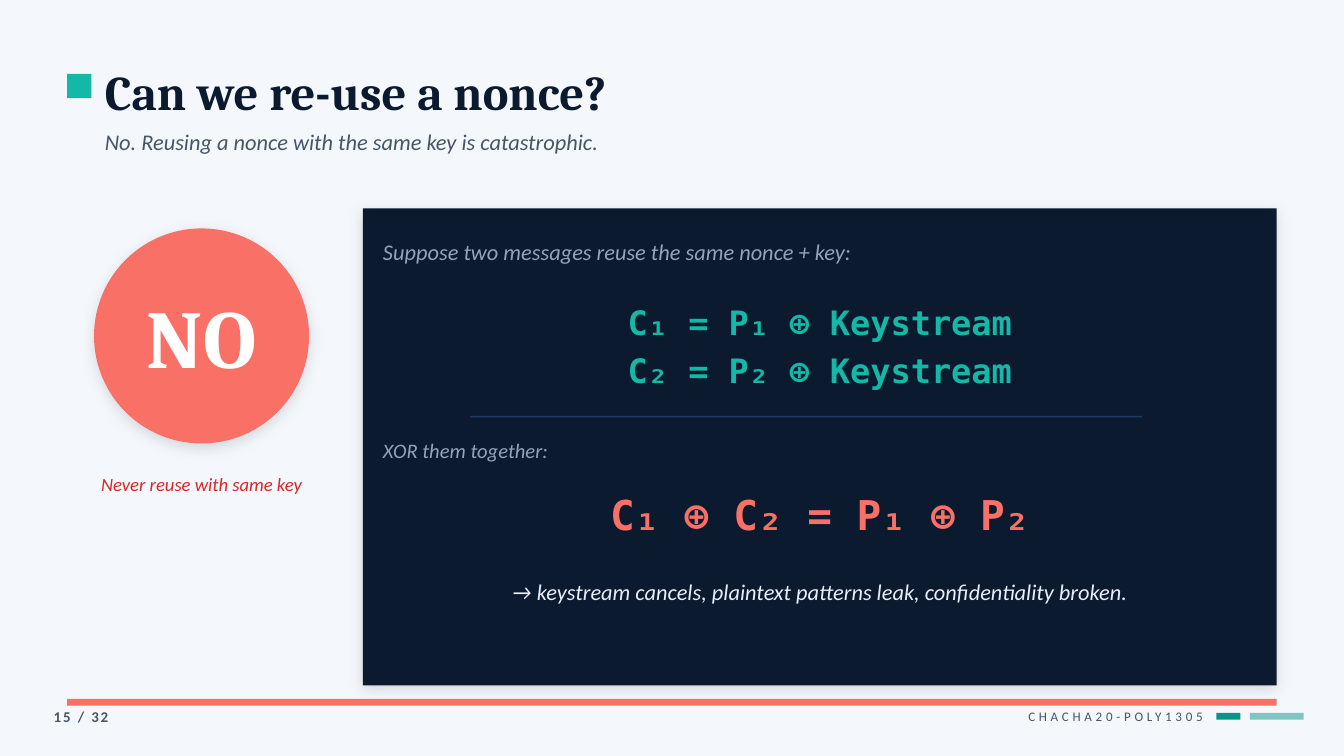
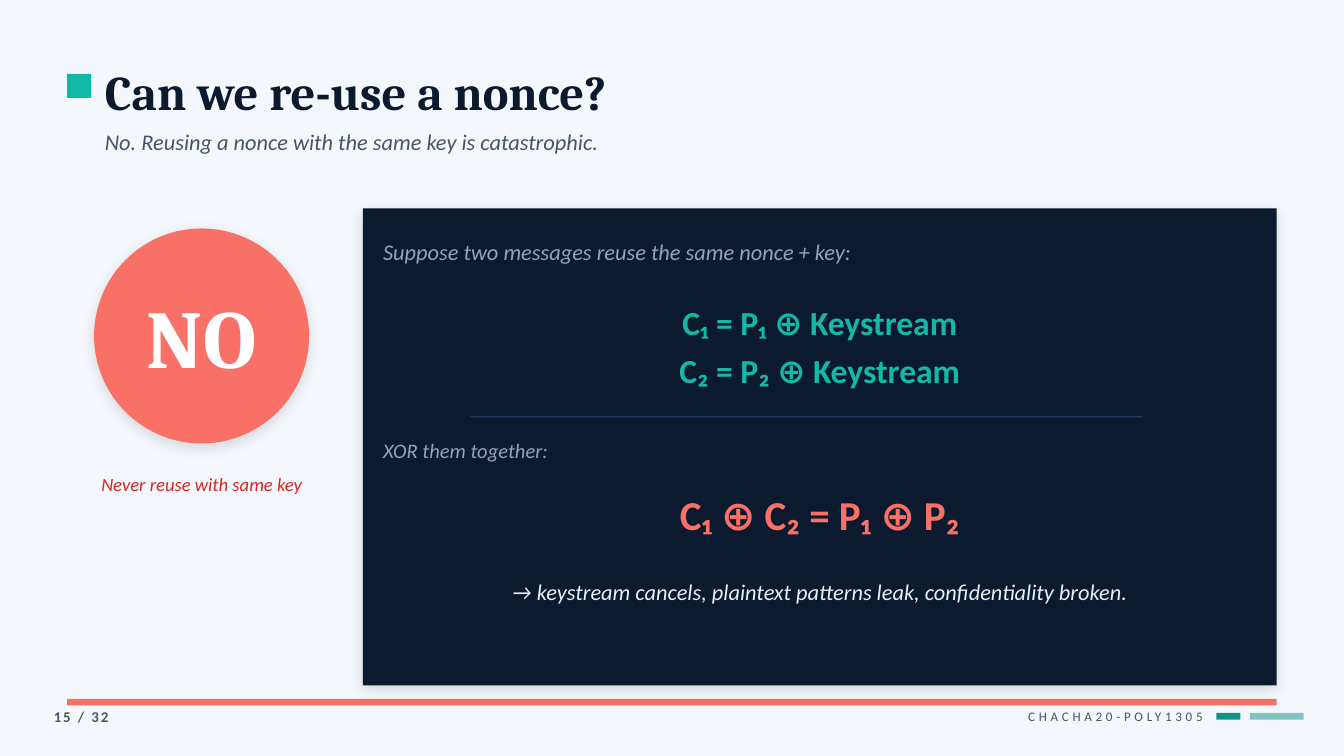
Before and after one commit to AidanLevy05/MATH447-ChatRoom, a slide deck: slide 15 of PowerPoint/MATH_447_Final_Polished.pptx. Drawn at 1344x756 pixels with LibreOffice and Linux fonts; fonts in the diff are those of the drawing. Boxes give left, top, right and bottom in pixels: in the first picture for what was removed or moved away, otherwise in the second. Text is boxed around its words. In the diff, an @@ line names an element or a change of style, - is before the commit and + after.

```diff
--- a/PowerPoint/MATH_447_Final_Polished.pptx
+++ b/PowerPoint/MATH_447_Final_Polished.pptx
@@ text "C₁ = P₁ ⊕ Keystream" at (679, 313, 960, 389): font DejaVu Sans Mono to Calibri @@
@@ text "C₁ ⊕ C₂ = P₁ ..." at (680, 503, 960, 535): font DejaVu Sans Mono to Calibri @@
```
Also in this commit, not shown: 30 other slides changed.
